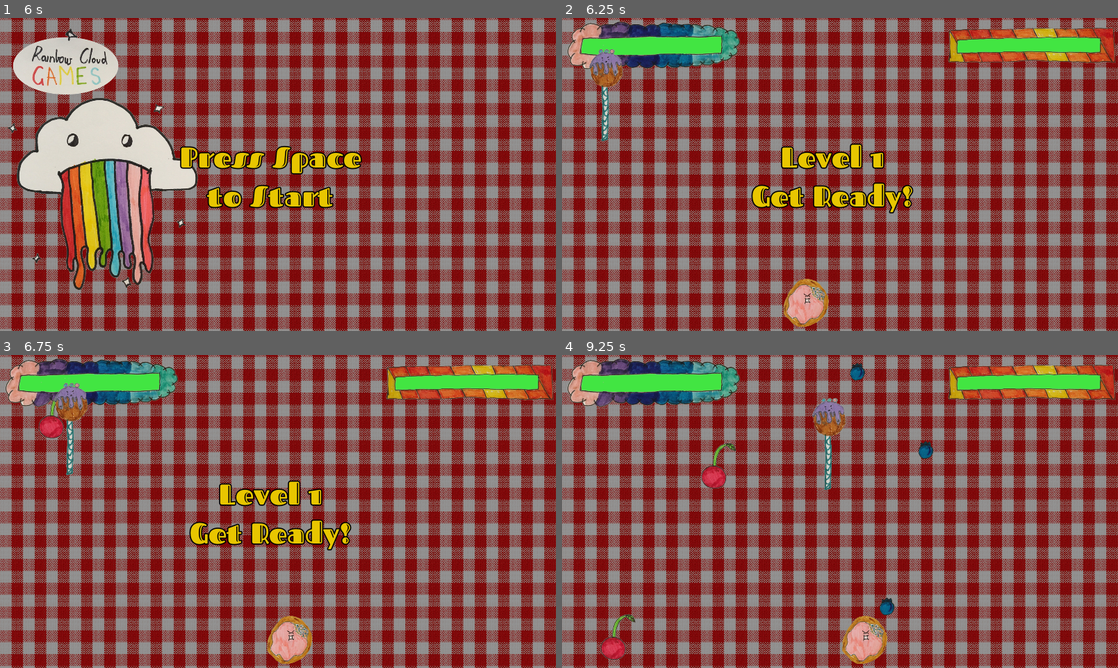
Above: before the commit, frames 1-4 (two rows, left to right).
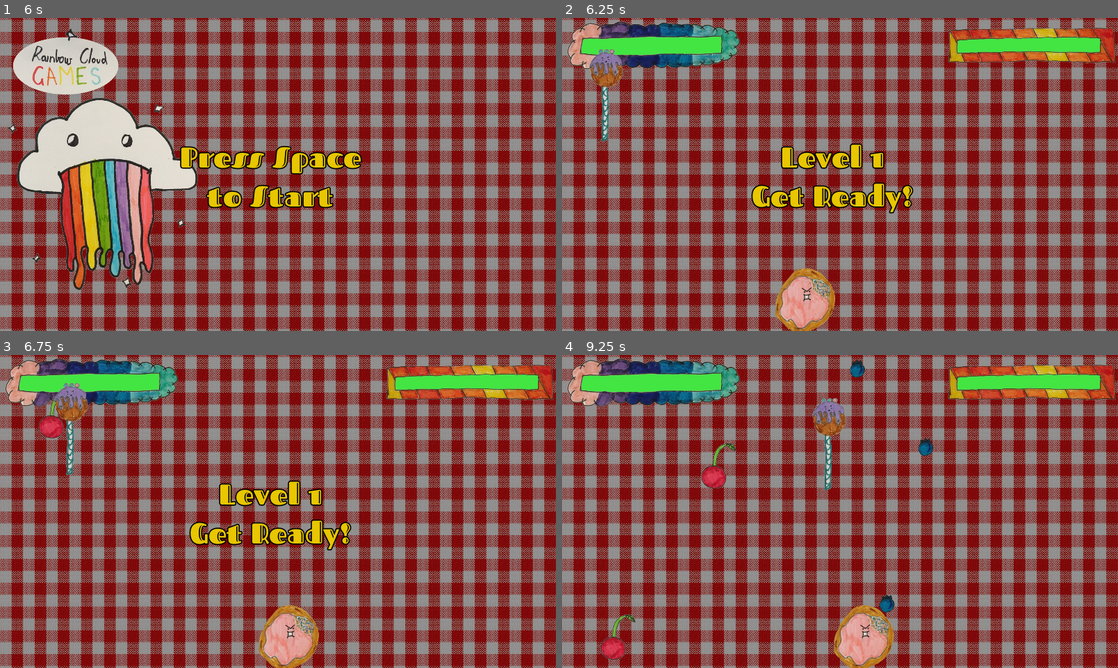
Above: after the commit, the same moments.

Repository: sdt/cake-invaders
Game: Godot game, scene res://Game.tscn
Same seed, same stepped clock (60 frames per second), same inputs: the game is played once before the commit and once after it.
Inputs:
- Up to frame 1 (6 s): tap Enter at 0.5, 2.75, 4.25 s; hold Right 0.53-1.28 s; tap Space at 0.77, 1.25, 1.52, 3.02, 3.5, 3.77, 4.52, 5 s; hold Left 1.28-2.03 s; hold Right 2.03-3.53 s; hold Left 3.53-5.78 s; hold Right from 5.78 s (still down)
- Up to frame 2 (6.25 s): keep holding Right; tap Space at 6.02 s
- Up to frame 3 (6.75 s): keep holding Right
- Up to frame 4 (9.25 s): tap Space at 6.77, 7.52, 9.02 s; release Right at 8.03 s; hold Left from 8.03 s (still down)

Frame 1 is identical in both runs. In frame 2, 1.2% of the frame differs, in the area x 38-50%, y 80-100%; in frame 3, 1.2%; in frame 4, 1.5%, in the area x 48-67%, y 1-100%.

Commit message:
Adjust sizes

Diff:
--- a/CakePop.tscn
+++ b/CakePop.tscn
@@ -4,7 +4,6 @@
 [ext_resource path="res://Enemy.gd" type="Script" id=2]
 
 [node name="CakePop" type="Sprite"]
-scale = Vector2( 0.4, 0.4 )
 z_index = 60
 z_as_relative = false
 texture = ExtResource( 1 )
--- a/Game.tscn
+++ b/Game.tscn
@@ -13,8 +13,7 @@
 script = ExtResource( 1 )
 
 [node name="Player" type="Sprite" parent="."]
-position = Vector2( 960, 980 )
-scale = Vector2( 0.75, 0.75 )
+position = Vector2( 960, 970 )
 z_index = 70
 z_as_relative = false
 texture = ExtResource( 2 )
--- a/Level2.tscn
+++ b/Level2.tscn
@@ -12,6 +12,7 @@
 
 [node name="SpicedScone" parent="." instance=ExtResource( 2 )]
 position = Vector2( 960, 300 )
+scale = Vector2( 0.7, 0.7 )
 
 [node name="EnemyBehaviourSinus" type="Node2D" parent="SpicedScone"]
 script = ExtResource( 3 )
--- a/Level6.tscn
+++ b/Level6.tscn
@@ -14,7 +14,7 @@
 
 [node name="DeathCake" parent="." instance=ExtResource( 2 )]
 position = Vector2( 866.175, 428.883 )
-scale = Vector2( 0.8, 0.8 )
+scale = Vector2( 0.73, 0.73 )
 health = 120
 missileTime = 0.5
 missileOffset = Vector2( 0, -100 )
